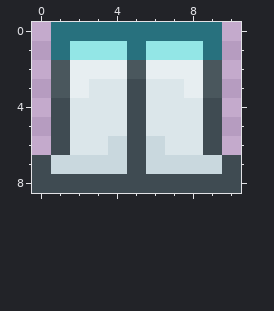
Pixel-art sprite, stored at Assets/VV/Items/Vanity/Sophisticated/SophisticatedStockingsNoSuspenders.png. The picture above is the old version.
The file is 22x18 pixels, drawn in blocks of 2x2; one block is one cell here. Colours within 5 levels of each other are drawn and written as one.
Now the later version:
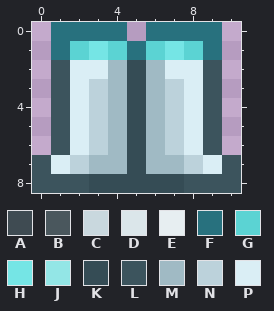
Palette (. is transparent): A #3f4b52  B #4a575d  C #c9d8de  D #dbe6ea  E #e7eef1  F #28717e  G #5bd3d3  H #75e5e5  J #93e6e6  K #354c55  L #3c545d  M #a0bac4  N #bcd2db  P #daeef5
Edits made:
{"y":0,"x":5,"old":"F","new":"."}
{"y":1,"x":2,"old":"JJJ","new":"GHG"}
{"y":1,"x":6,"old":"JJJ","new":"GHG"}
{"y":2,"x":1,"old":"BEEEBEEEB","new":"LPPMKMPPL"}
{"y":3,"x":1,"old":"BEDDADDEB","new":"LPNMKMNPL"}
{"y":4,"x":1,"old":"ADDDADDDA","new":"LPNMKMNPL"}
{"y":5,"x":1,"old":"ADDDADDDA","new":"LPNMKMNPL"}
{"y":6,"x":1,"old":"ADDCACDDA","new":"LPNMKMNPL"}
{"y":7,"x":0,"old":"ACCCCACCCCA","new":"LPNMMKMMNPL"}
{"y":8,"x":0,"old":"AAAAAAAAAAA","new":"LLLKKKKKLLL"}
{"label":"changed","picture_box":[32,22,241,193]}
